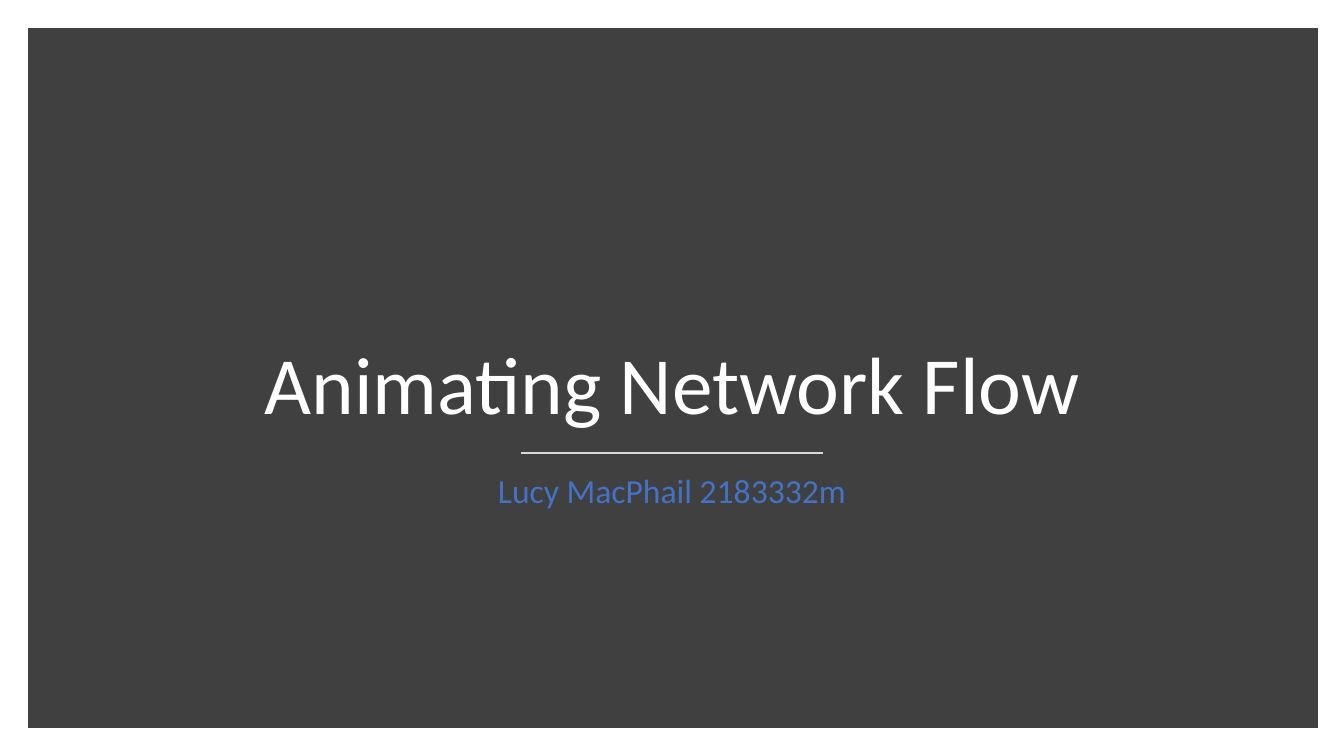
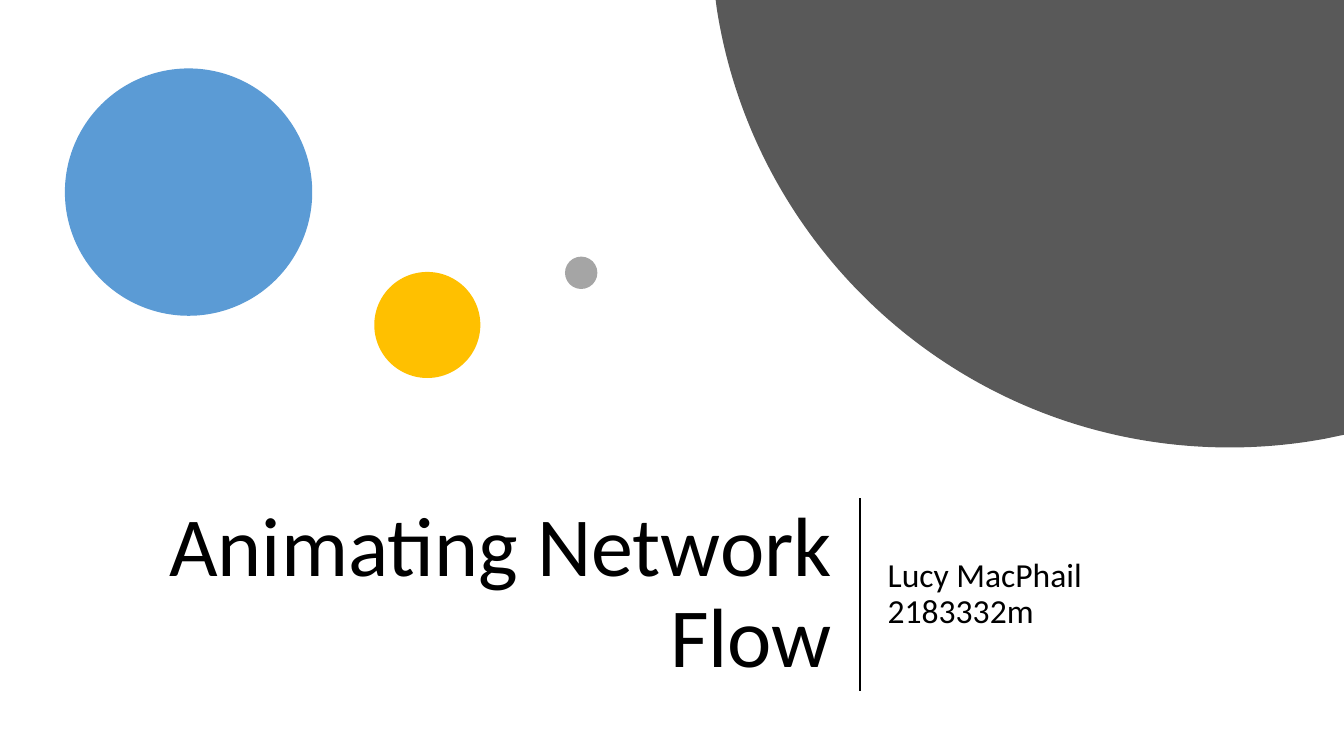
Before and after one commit to LMacPhail/ford-fulkerson, a slide deck: slide 1 of presentation-slides.pptx. Drawn at 1344x756 pixels with LibreOffice and Linux fonts; fonts in the diff are those of the drawing. Boxes give left, top, right and bottom in pixels: in the first picture for what was removed or moved away, otherwise in the second. Text is boxed around its words. In the diff, an @@ line names an element or a change of style, - is before the commit and + after.

```diff
--- a/presentation-slides.pptx
+++ b/presentation-slides.pptx
@@ freeform shape added at [716, 0, 1344, 448], fill #595959 @@
@@ rectangle removed at [35, 35, 1312, 721] @@
@@ ellipse added at [65, 69, 312, 316], fill #5B9BD5 @@
@@ ellipse added at [566, 257, 598, 289], fill #A5A5A5 @@
@@ ellipse added at [374, 272, 480, 378], fill #FFC000 @@
@@ line removed from (521, 453) to (824, 453) @@
@@ title "Animating Network Flow": place and size @@
-title "Animating Network Flow" at [264, 357, 1079, 428]
+title "Animating Network Flow" at [169, 517, 832, 668]
@@ title "Animating Network Flow" at [169, 517, 832, 668]: size 58 to 60 pt, text colour #FFFFFF to #000000; alignment centre to right; vertical alignment bottom to middle @@
@@ line added from (860, 499) to (860, 691), #000000 1.5 pt @@
@@ subtitle "Lucy MacPhail 2183332m": place and size @@
-subtitle "Lucy MacPhail 2183332m" at [498, 479, 846, 509]
+subtitle "Lucy MacPhail 2183332m" at [888, 563, 1081, 624]
@@ subtitle "Lucy MacPhail 2183332m" at [888, 563, 1081, 624]: text colour #4472C4 to #000000; alignment centre to left; vertical alignment top to middle @@
```
Also in this commit, not shown: 5 other slides changed, 5 slides added, 2 slides removed, 7 other files.
